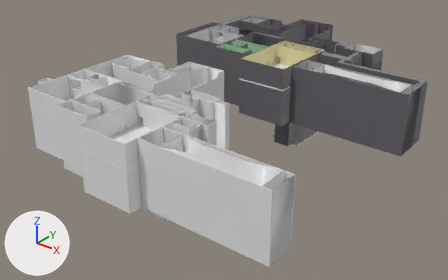
What one commit did to the FBX model SwallowedHoll/Assets/Maps/bomb level.fbx.
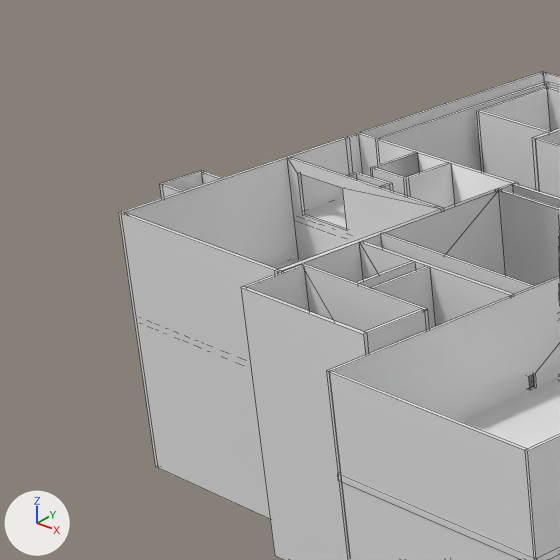
Each version appears first whole from a 50 mm lens placed at (126.1, -165.2, 96.4), pointed at (-4.6, -1.7, -4.9), and next in a close-up on the part from 0% to 29% of the width and 13% to 61% of the height. Every picture has the same lights, and +X, +Y and +Z are marked at lower left. The close-ups show mesh edges as thin lines. Where no turn or scale is listed for an object, it has been applied to the vertices.

Before the edit, the objects in view are built like this:
```python
me_cylinder_251 = bpy.data.meshes.new('Cylinder.251')
me_cylinder_251.from_pydata(...)  # 92 vertices, 90 faces; spans x -45.5..-12.5, y 22.5..46.7, z -0.2..22.0
# faces by material slot: [89, 1]
me_cylinder_251.materials.append(mat_material_007)  # its picture is missing
me_cylinder_251.materials.append(mat_material_009)  # its picture is missing
me_cylinder_260 = bpy.data.meshes.new('Cylinder.260')
me_cylinder_260.from_pydata(...)  # 32 vertices, 28 faces; spans x -25.7..-12.0, y 19.0..24.8, z -0.2..22.0
me_cylinder_260.materials.append(mat_material_007)  # its picture is missing
me_cylinder_262 = bpy.data.meshes.new('Cylinder.262')
me_cylinder_262.from_pydata(...)  # 16 vertices, 12 faces; spans x -26.0..-9.2, y 30.2..30.5, z -0.2..22.0
me_cylinder_262.materials.append(mat_material_007)  # its picture is missing
ob_cylinder_147 = bpy.data.objects.new('Cylinder.147', me_cylinder_251)
ob_cylinder_147.location = (0.0, -77.35, 0.0)
ob_cylinder_156 = bpy.data.objects.new('Cylinder.156', me_cylinder_260)
ob_cylinder_156.location = (0.0, -77.35, 0.0)
ob_cylinder_158 = bpy.data.objects.new('Cylinder.158', me_cylinder_262)
ob_cylinder_158.location = (0.0, -77.35, 0.0)
# also in view: 'Cylinder.036' at (-9.0, -49.1, 10.9); 'Cylinder.125' at (10.5, -49.1, 10.9); 'Cylinder.151' at (-35.8, -38.4, 10.9); 'Cylinder.172' at (-37.5, -16.5, 10.9); 'Cylinder.032' at (0.8, -49.1, 13.9)
```
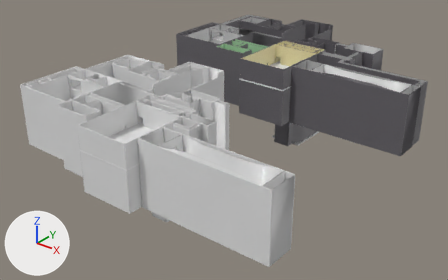
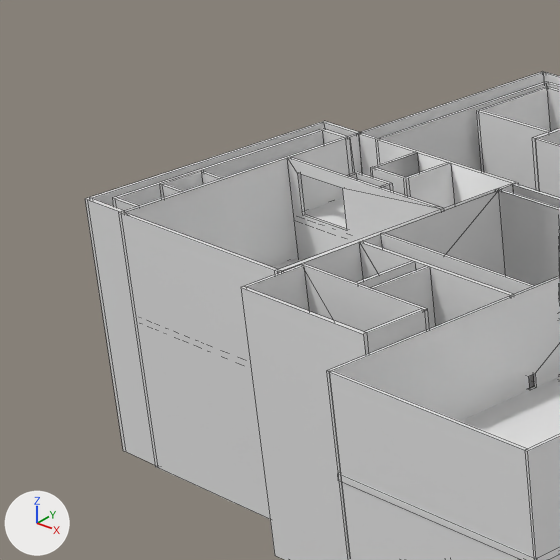
The change in detail:
me_cylinder_251 is used by ob_cylinder_147; location (0.0, -77.35, 0.0).
me_cylinder_251 had 92 vertices, 90 faces and spanned x -45.5..-12.5, y 22.5..46.7, z -0.2..22.0.
me_cylinder_251 now has 100 vertices, 96 faces and spans x -45.5..-12.5, y 22.5..46.7, z -0.2..22.0.
Part 1, on me_cylinder_251:
2 faces are deleted.
8 vertices are added at x -45.5..-45.2, y 45.5..46.2, z 16.9..18.0.
8 new faces join them, mat_material_007 (its picture is missing).
Mesh me_cylinder_274 is new.
It has 51 vertices, 44 faces and spans x -50.1..-45.2, y -54.6..-30.7, z -0.2..22.0.
It uses material mat_material_007 (its picture is missing).
Object 'Cylinder.176' (ob_cylinder_176) is new; it shows me_cylinder_274.
Its location is (0.0, 0.0, 0.0).

Changed parts and their boxes [x1, y1, x2, y2] in the close-ups (560 x 560 px):
'Cylinder.176', added
    after: [85, 121, 358, 465]
part 1 of me_cylinder_251, built on
    both: [350, 134, 363, 174]
